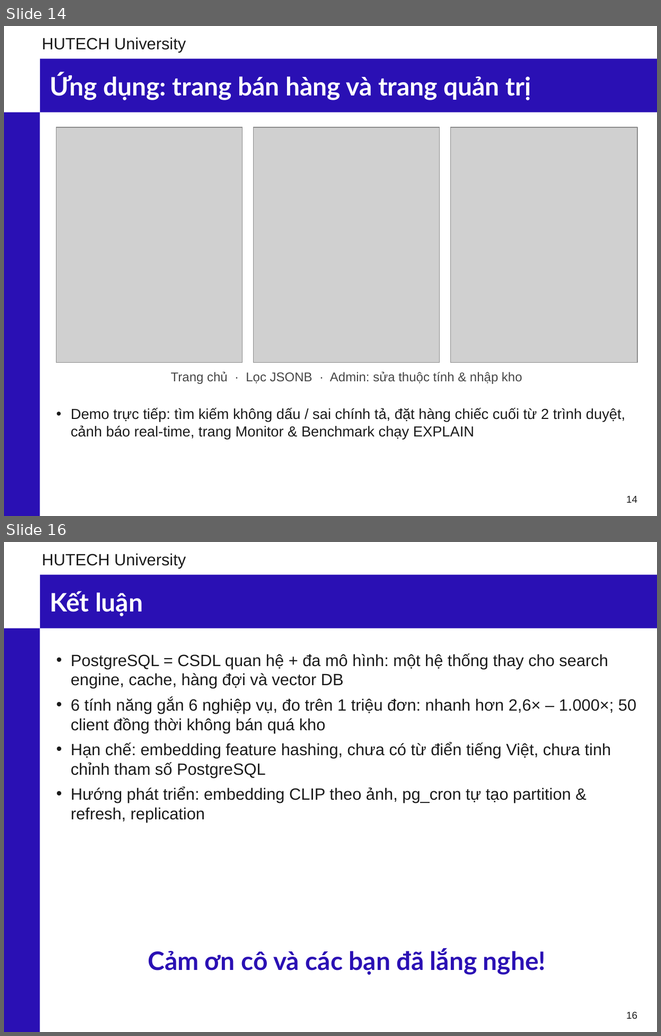
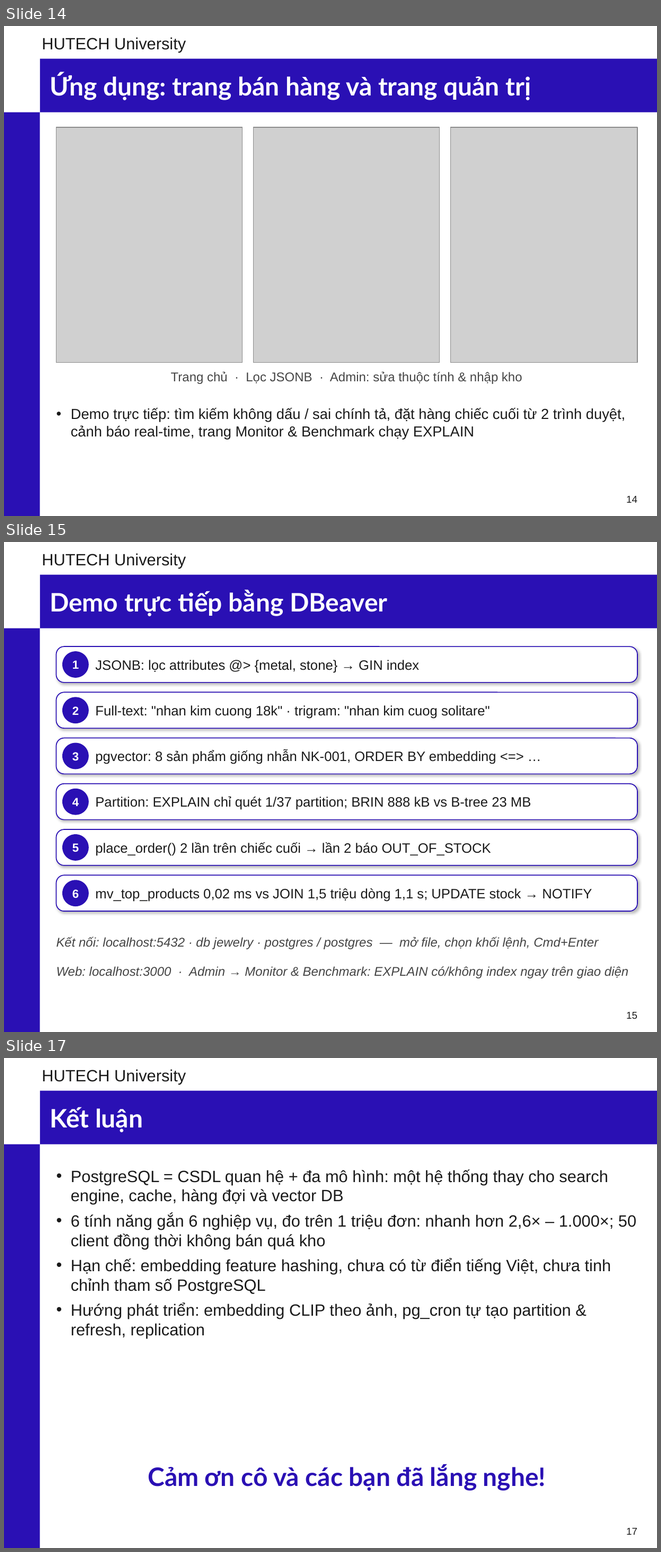
Before and after one commit to phunganhtuan123/master-csdl, a slide deck: docs/Slide_CSDL_Nhom6_PostgreSQL.pptx. Shown one above the other, each under a label of ours: slides 14 and 16 before the commit, slides 14, 15 and 17 after it; the slides between them are not shown. The pictures are 661x1036 and 661x1552 pixels, drawn with LibreOffice and Linux fonts; fonts in the diff are those of the drawing; grey boxes stand for pictures; background and template pictures are left out. Boxes give left, top, right and bottom in pixels: in the first picture for what was removed or moved away, otherwise in the second. Text is boxed around its words. In the diff, an @@ line names an element or a change of style, - is before the commit and + after.

```diff
--- a/docs/Slide_CSDL_Nhom6_PostgreSQL.pptx
+++ b/docs/Slide_CSDL_Nhom6_PostgreSQL.pptx
@@ slide 15 added at bbox=[4, 542, 657, 1032], background #FFFFFF; not listed: 3 template elements that a slide beside it also shows @@
@@ title added at bbox=[50, 590, 388, 616], 28 pt, text #FFFFFF, bold @@
+Demo trực tiếp bằng DBeaver
@@ rounded rectangle added at bbox=[56, 646, 637, 682], fill #FFFFFF, outline #2A10B4 1 pt @@
@@ ellipse added at bbox=[63, 652, 88, 677], fill #2A10B4, outline #2A10B4 1 pt @@
@@ text added at bbox=[72, 660, 79, 669], 13 pt, text #FFFFFF, bold @@
+1
@@ text added at bbox=[95, 660, 419, 673], 15 pt, text #1A1A1A @@
+JSONB: lọc attributes @> {metal, stone} → GIN index
@@ rounded rectangle added at bbox=[56, 692, 637, 728], fill #FFFFFF, outline #2A10B4 1 pt @@
@@ ellipse added at bbox=[63, 697, 88, 723], fill #2A10B4, outline #2A10B4 1 pt @@
@@ text added at bbox=[72, 706, 79, 715], 13 pt, text #FFFFFF, bold @@
+2
@@ text added at bbox=[95, 705, 490, 718], 15 pt, text #1A1A1A @@
+Full-text: "nhan kim cuong 18k" · trigram: "nhan kim cuog solitare"
@@ rounded rectangle added at bbox=[56, 738, 637, 774], fill #FFFFFF, outline #2A10B4 1 pt @@
@@ ellipse added at bbox=[63, 743, 88, 769], fill #2A10B4, outline #2A10B4 1 pt @@
@@ text added at bbox=[72, 752, 79, 761], 13 pt, text #FFFFFF, bold @@
+3
@@ text added at bbox=[95, 750, 496, 764], 15 pt, text #1A1A1A @@
+pgvector: 8 sản phẩm giống nhẫn NK-001, ORDER BY embedding <=> …
@@ rounded rectangle added at bbox=[56, 784, 637, 820], fill #FFFFFF, outline #2A10B4 1 pt @@
@@ ellipse added at bbox=[63, 789, 88, 814], fill #2A10B4, outline #2A10B4 1 pt @@
@@ text added at bbox=[95, 796, 531, 810], 15 pt, text #1A1A1A @@
+Partition: EXPLAIN chỉ quét 1/37 partition; BRIN 888 kB vs B-tree 23 MB
@@ text added at bbox=[72, 797, 79, 806], 13 pt, text #FFFFFF, bold @@
+4
@@ rounded rectangle added at bbox=[56, 829, 637, 865], fill #FFFFFF, outline #2A10B4 1 pt @@
@@ ellipse added at bbox=[63, 835, 88, 860], fill #2A10B4, outline #2A10B4 1 pt @@
@@ text added at bbox=[72, 843, 79, 852], 13 pt, text #FFFFFF, bold @@
+5
@@ text added at bbox=[95, 842, 491, 856], 15 pt, text #1A1A1A @@
+place_order() 2 lần trên chiếc cuối → lần 2 báo OUT_OF_STOCK
@@ rounded rectangle added at bbox=[56, 875, 637, 911], fill #FFFFFF, outline #2A10B4 1 pt @@
@@ ellipse added at bbox=[63, 880, 88, 906], fill #2A10B4, outline #2A10B4 1 pt @@
@@ text added at bbox=[72, 889, 79, 898], 13 pt, text #FFFFFF, bold @@
+6
@@ text added at bbox=[95, 888, 592, 901], 15 pt, text #1A1A1A @@
+mv_top_products 0,02 ms vs JOIN 1,5 triệu dòng 1,1 s; UPDATE stock → NOTIFY
@@ text added at bbox=[56, 936, 598, 949], 14 pt, text #444444, italic @@
+Kết nối: localhost:5432 · db jewelry · postgres / postgres — mở file, chọn khối lệnh, Cmd+Enter
@@ text added at bbox=[56, 966, 628, 978], 14 pt, text #444444, italic @@
+Web: localhost:3000 · Admin → Monitor & Benchmark: EXPLAIN có/không index ngay trên giao diện
@@ page number added at bbox=[626, 1012, 637, 1018], 11 pt, text #1A1A1A @@
+15
@@ what was slide 16 is now slide 17 @@
@@ page number at bbox=[626, 1528, 637, 1534]: text changed @@
-16
+17
```
Also in this commit, not shown: 1 slide changed, 2 other files.
